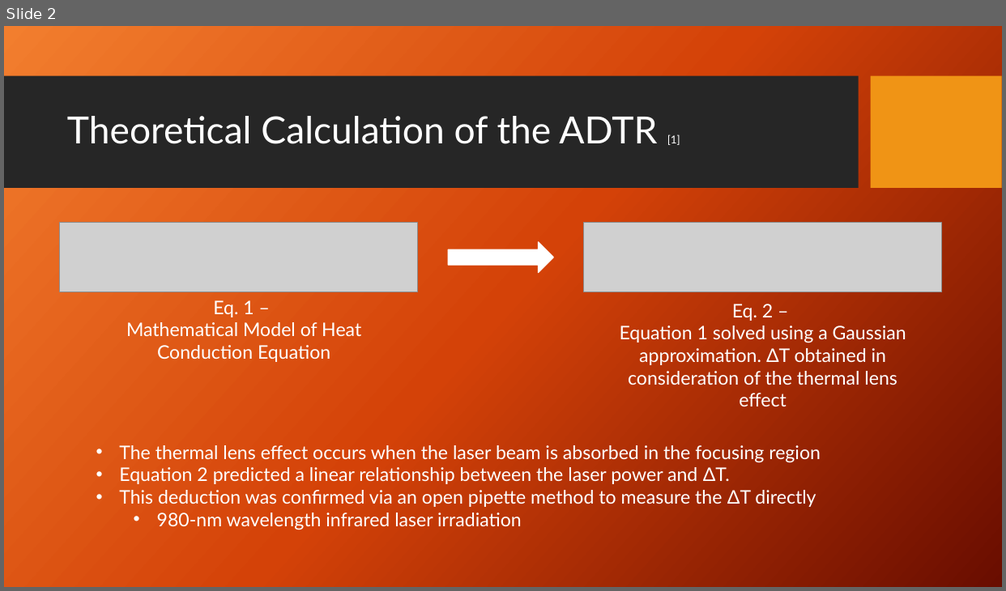
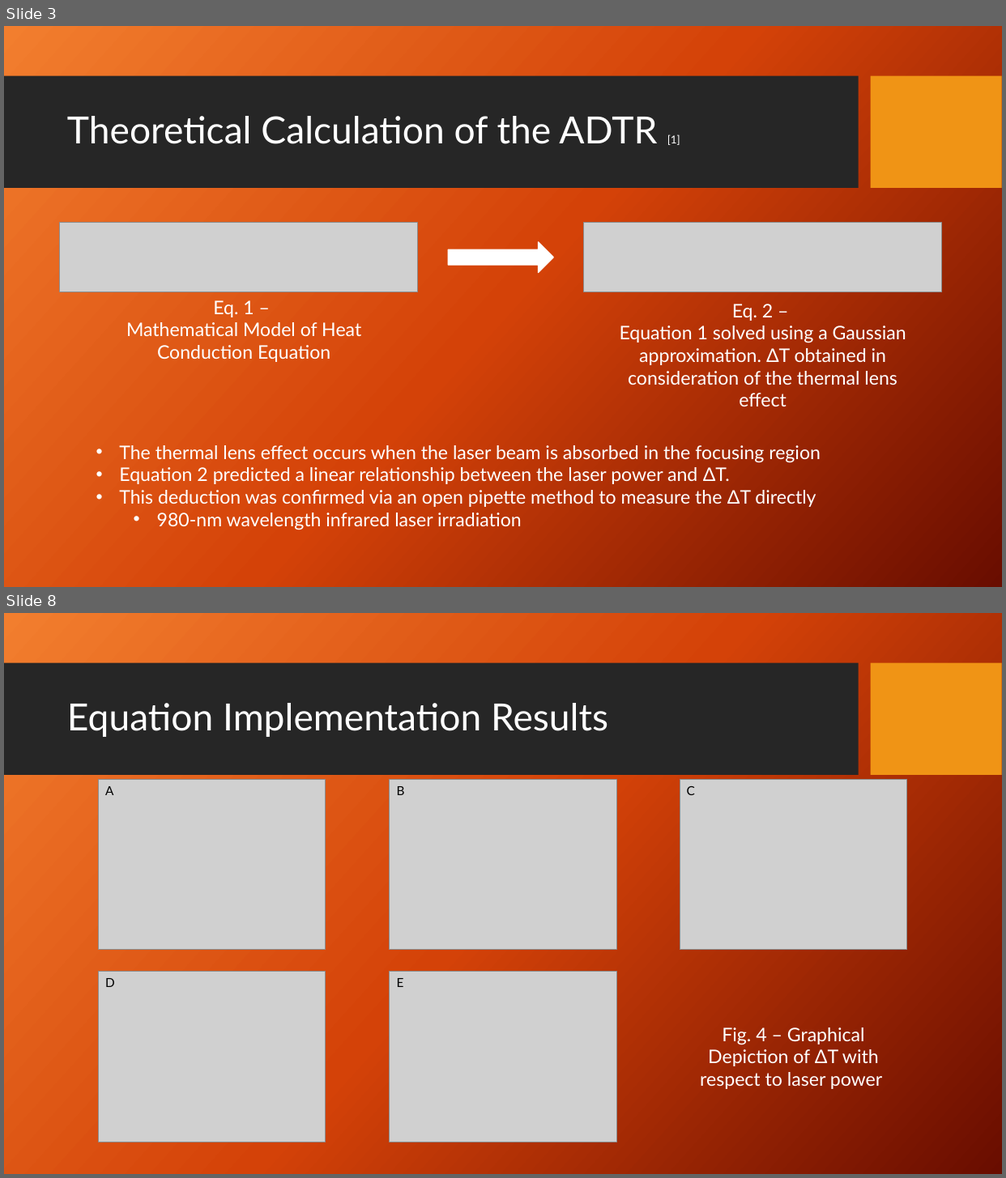
Before and after one commit to dbhatia00/NeuronSimulation, a slide deck: Presentations/Fall Updates/FallUpdate3.pptx. Shown one above the other, each under a label of ours: slide 2 before the commit, slides 3 and 8 after it; the slides between them are not shown. The pictures are 1006x591 and 1006x1178 pixels, drawn with LibreOffice and Linux fonts; fonts in the diff are those of the drawing; grey boxes stand for pictures; background and template pictures are left out. Boxes give left, top, right and bottom in pixels: in the first picture for what was removed or moved away, otherwise in the second. Text is boxed around its words. In the diff, an @@ line names an element or a change of style, - is before the commit and + after.

```diff
--- a/Presentations/Fall Updates/FallUpdate3.pptx
+++ b/Presentations/Fall Updates/FallUpdate3.pptx
@@ slide 8 added at box(4, 613, 1002, 1174), background picture (left out); not listed: 2 template elements that a slide beside it also shows @@
@@ title added at box(67, 703, 608, 737), 36 pt, text #FFFFFF @@
+Equation Implementation Results
@@ picture added at box(98, 779, 326, 950) @@
@@ picture added at box(390, 779, 617, 950) @@
@@ picture added at box(680, 779, 908, 950) @@
@@ text added at box(105, 786, 113, 795), 12 pt, text #000000 @@
+A
@@ text added at box(397, 786, 405, 795), 12 pt, text #000000 @@
+B
@@ text added at box(687, 786, 695, 795), 12 pt, text #000000 @@
+C
@@ picture added at box(98, 972, 326, 1142) @@
@@ picture added at box(390, 972, 617, 1142) @@
@@ text added at box(105, 978, 115, 987), 12 pt, text #000000 @@
+D
@@ text added at box(397, 978, 404, 987), 12 pt, text #000000 @@
+E
@@ text added at box(700, 1028, 882, 1089), 18 pt, text #FFFFFF @@
+Fig. 4 – Graphical Depiction of ΔT with respect to laser power
@@ what was slide 2 is now slide 3 @@
```
Also in this commit, not shown: 2 slides changed, 7 other slides added, 5 other files.
